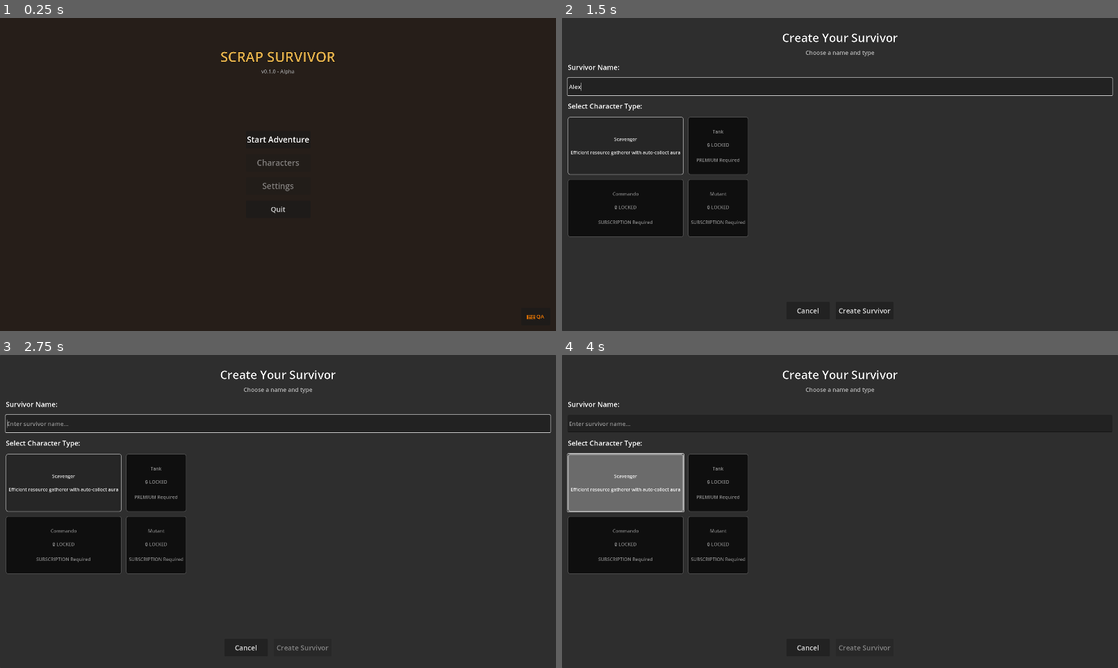
Above: before the commit, frames 1-4 (two rows, left to right).
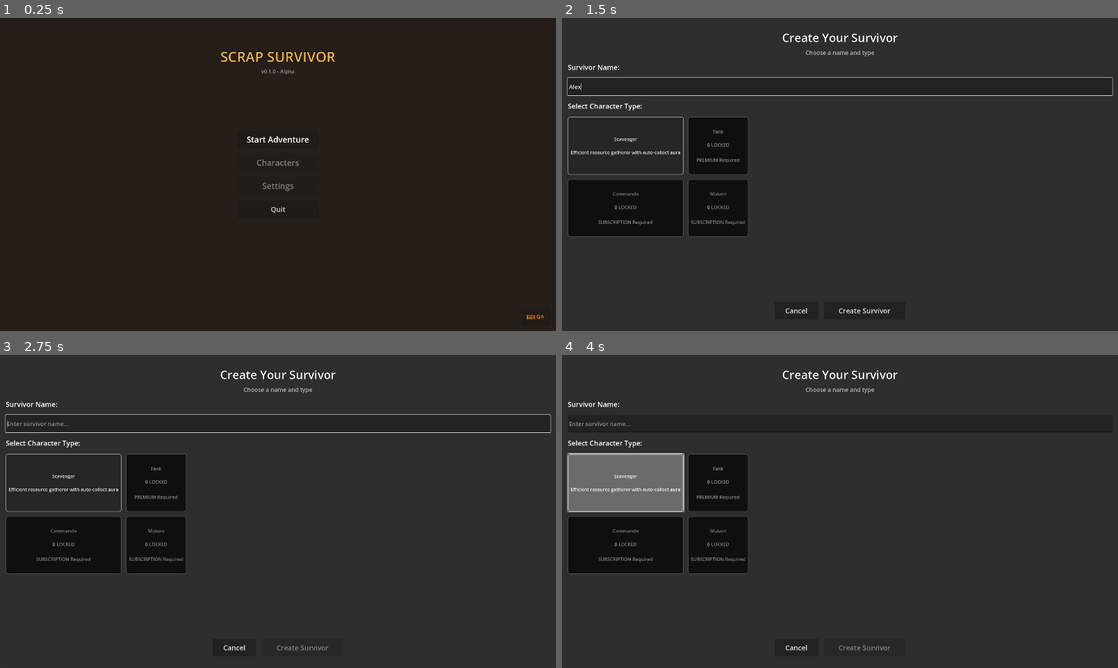
Above: after the commit, the same moments.

Repository: alanjayspector/scrap-survivor-godot
Game: Godot game, scene res://scenes/hub/scrapyard.tscn
Same seed, same stepped clock (60 frames per second), same inputs: the game is played once before the commit and once after it. Sound files missing from this copy of the repository are replaced by a short silence.
Inputs (mouse positions are in pixels of both pictures, inside the frame that each line leads up to):
- Up to frame 1 (0.25 s): no input
- Up to frame 2 (1.5 s): click "Start Adventure" at 0.5 s; click (840, 86) at 1.27 s; type "Alex" at 1.35 s
- Up to frame 3 (2.75 s): click "Cancel" at 2 s
- Up to frame 4 (4 s): tap Enter at 2.75 s; move the mouse to (962, 495) at 2.77 s; hold D (move_right) 2.78-3.5 s; hold Shift 2.78-3.5 s; click (962, 495) at 2.92 s; click "Scavenger Efficient resource …" at 3.5 s

The runs differ from the first frame. In frame 1, 0.1% of the frame differs, in the area x 44-56%, y 37-48%; in frame 2, less than 0.1%; in frame 3, less than 0.1%; in frame 4, less than 0.1%.

Commit message:
feat: Week 16 Phase 3 - Touch target & button redesign
Implemented all critical, primary, and secondary button sizing fixes
to meet iOS HIG standards and Brotato mobile UI specifications.

TIER 1 - Critical Safety Fixes:
- Character Card Delete button: 50pt → 120pt width (safety issue resolved)
- Combat HUD Pause button: Added 48×48pt button at top-right (59pt from top, 24pt from edge)
- Character Selection grid spacing: 8pt → 16pt (prevents accidental selection)

TIER 2 - Primary Action Buttons (standardized to 280pt width):
- Character Card Play button: 100pt → 280pt
- Hub buttons (Play/Characters/Settings): 200pt → 280pt
- Character Creation Create button: 200pt → 280pt
- Wave Complete buttons (Hub/Next Wave): 180pt → 280pt
- Game Over buttons (Retry/Main Menu): 180pt → 280pt

TIER 3 - Secondary Actions:
- Character Card Details button: 80pt → 160pt
- Character Roster Create New button: 250pt → 280pt
- Character Selection navigation (Back/Wasteland): 200-250pt → 280pt

All buttons now meet iOS HIG minimum touch target (44pt) and exceed
Brotato standard (280pt primary buttons). Grid spacing prevents
accidental taps. Pause button enables essential gameplay control.

Files modified: 8 scene files (UI components, Hub, Combat HUD)
Pattern validation: ✅ Passing

🤖 Generated with [Claude Code](https://claude.com/claude-code)

Co-Authored-By: Claude <noreply@anthropic.com>

Diff:
--- a/scenes/game/wasteland.tscn
+++ b/scenes/game/wasteland.tscn
@@ -137,13 +137,13 @@
 theme_override_constants/separation = 15
 
 [node name="RetryButton" type="Button" parent="UI/GameOverScreen/PaddingContainer/Content/ButtonsContainer"]
-custom_minimum_size = Vector2(180, 70)
+custom_minimum_size = Vector2(280, 70)
 layout_mode = 2
 theme_override_font_sizes/font_size = 22
 text = "Try Again"
 
 [node name="MainMenuButton" type="Button" parent="UI/GameOverScreen/PaddingContainer/Content/ButtonsContainer"]
-custom_minimum_size = Vector2(180, 70)
+custom_minimum_size = Vector2(280, 70)
 layout_mode = 2
 theme_override_font_sizes/font_size = 22
 text = "Return to Hub"
--- a/scenes/hub/scrapyard.tscn
+++ b/scenes/hub/scrapyard.tscn
@@ -60,7 +60,7 @@
 theme_override_constants/separation = 20
 
 [node name="PlayButton" type="Button" parent="MenuContainer"]
-custom_minimum_size = Vector2(200, 60)
+custom_minimum_size = Vector2(280, 60)
 layout_mode = 2
 theme_override_colors/font_color = Color(1, 1, 1, 1)
 theme_override_colors/font_pressed_color = Color(0.9, 0.7, 0.3, 1)
@@ -69,7 +69,7 @@
 text = "Play"
 
 [node name="CharactersButton" type="Button" parent="MenuContainer"]
-custom_minimum_size = Vector2(200, 60)
+custom_minimum_size = Vector2(280, 60)
 layout_mode = 2
 theme_override_colors/font_color = Color(1, 1, 1, 1)
 theme_override_colors/font_pressed_color = Color(0.9, 0.7, 0.3, 1)
@@ -78,7 +78,7 @@
 text = "Characters"
 
 [node name="SettingsButton" type="Button" parent="MenuContainer"]
-custom_minimum_size = Vector2(200, 60)
+custom_minimum_size = Vector2(280, 60)
 layout_mode = 2
 theme_override_colors/font_color = Color(1, 1, 1, 1)
 theme_override_colors/font_pressed_color = Color(0.9, 0.7, 0.3, 1)
--- a/scenes/ui/character_card.tscn
+++ b/scenes/ui/character_card.tscn
@@ -37,13 +37,13 @@
 text = "Level 1 • Best Wave 0"
 
 [node name="DetailsButton" type="Button" parent="HBoxContainer"]
-custom_minimum_size = Vector2(80, 60)
+custom_minimum_size = Vector2(160, 60)
 layout_mode = 2
 theme_override_font_sizes/font_size = 16
 text = "Details"
 
 [node name="PlayButton" type="Button" parent="HBoxContainer"]
-custom_minimum_size = Vector2(100, 60)
+custom_minimum_size = Vector2(280, 60)
 layout_mode = 2
 theme_override_font_sizes/font_size = 20
 text = "Play"
@@ -53,7 +53,7 @@
 layout_mode = 2
 
 [node name="DeleteButton" type="Button" parent="HBoxContainer"]
-custom_minimum_size = Vector2(50, 60)
+custom_minimum_size = Vector2(120, 60)
 layout_mode = 2
 theme_override_font_sizes/font_size = 24
 text = "✕"
--- a/scenes/ui/character_creation.tscn
+++ b/scenes/ui/character_creation.tscn
@@ -97,7 +97,7 @@
 text = "Cancel"
 
 [node name="CreateButton" type="Button" parent="MarginContainer/VBoxContainer/ButtonsContainer"]
-custom_minimum_size = Vector2(200, 60)
+custom_minimum_size = Vector2(280, 60)
 layout_mode = 2
 theme_override_font_sizes/font_size = 24
 text = "Create Survivor"
--- a/scenes/ui/character_roster.tscn
+++ b/scenes/ui/character_roster.tscn
@@ -84,7 +84,7 @@
 alignment = 1
 
 [node name="CreateNewButton" type="Button" parent="ButtonsContainer"]
-custom_minimum_size = Vector2(250, 60)
+custom_minimum_size = Vector2(280, 60)
 layout_mode = 2
 theme_override_font_sizes/font_size = 24
 text = "Create New Survivor"
--- a/scenes/ui/character_selection.tscn
+++ b/scenes/ui/character_selection.tscn
@@ -56,8 +56,8 @@
 [node name="CharacterCardsContainer" type="GridContainer" parent="MarginContainer/VBoxContainer"]
 layout_mode = 2
 size_flags_vertical = 3
-theme_override_constants/h_separation = 8
-theme_override_constants/v_separation = 8
+theme_override_constants/h_separation = 16
+theme_override_constants/v_separation = 16
 columns = 2
 
 [node name="ButtonsContainer" type="HBoxContainer" parent="MarginContainer/VBoxContainer"]
@@ -66,13 +66,13 @@
 alignment = 1
 
 [node name="BackButton" type="Button" parent="MarginContainer/VBoxContainer/ButtonsContainer"]
-custom_minimum_size = Vector2(200, 60)
+custom_minimum_size = Vector2(280, 60)
 layout_mode = 2
 theme_override_font_sizes/font_size = 28
 text = "Back"
 
 [node name="CreateButton" type="Button" parent="MarginContainer/VBoxContainer/ButtonsContainer"]
-custom_minimum_size = Vector2(250, 60)
+custom_minimum_size = Vector2(280, 60)
 layout_mode = 2
 theme_override_font_sizes/font_size = 28
 theme_override_colors/font_color = Color(0.3, 0.8, 0.3, 1)
--- a/scenes/ui/hud.tscn
+++ b/scenes/ui/hud.tscn
@@ -127,3 +127,17 @@
 theme_override_constants/outline_size = 3
 theme_override_font_sizes/font_size = 28
 text = "N: 0"
+
+[node name="PauseButton" type="Button" parent="."]
+custom_minimum_size = Vector2(48, 48)
+layout_mode = 1
+anchors_preset = 1
+anchor_left = 1.0
+anchor_right = 1.0
+offset_left = -72.0
+offset_top = 59.0
+offset_right = -24.0
+offset_bottom = 107.0
+grow_horizontal = 0
+theme_override_font_sizes/font_size = 24
+text = "⏸"
--- a/scenes/ui/wave_complete_screen.tscn
+++ b/scenes/ui/wave_complete_screen.tscn
@@ -66,7 +66,7 @@
 
 [node name="HubButton" type="Button" parent="PaddingContainer/Content/ButtonsContainer"]
 visible = true
-custom_minimum_size = Vector2(180, 70)
+custom_minimum_size = Vector2(280, 70)
 layout_mode = 2
 size_flags_horizontal = 3
 theme_override_font_sizes/font_size = 22
@@ -74,7 +74,7 @@
 
 [node name="NextWaveButton" type="Button" parent="PaddingContainer/Content/ButtonsContainer"]
 visible = true
-custom_minimum_size = Vector2(180, 70)
+custom_minimum_size = Vector2(280, 70)
 layout_mode = 2
 size_flags_horizontal = 3
 theme_override_font_sizes/font_size = 22
